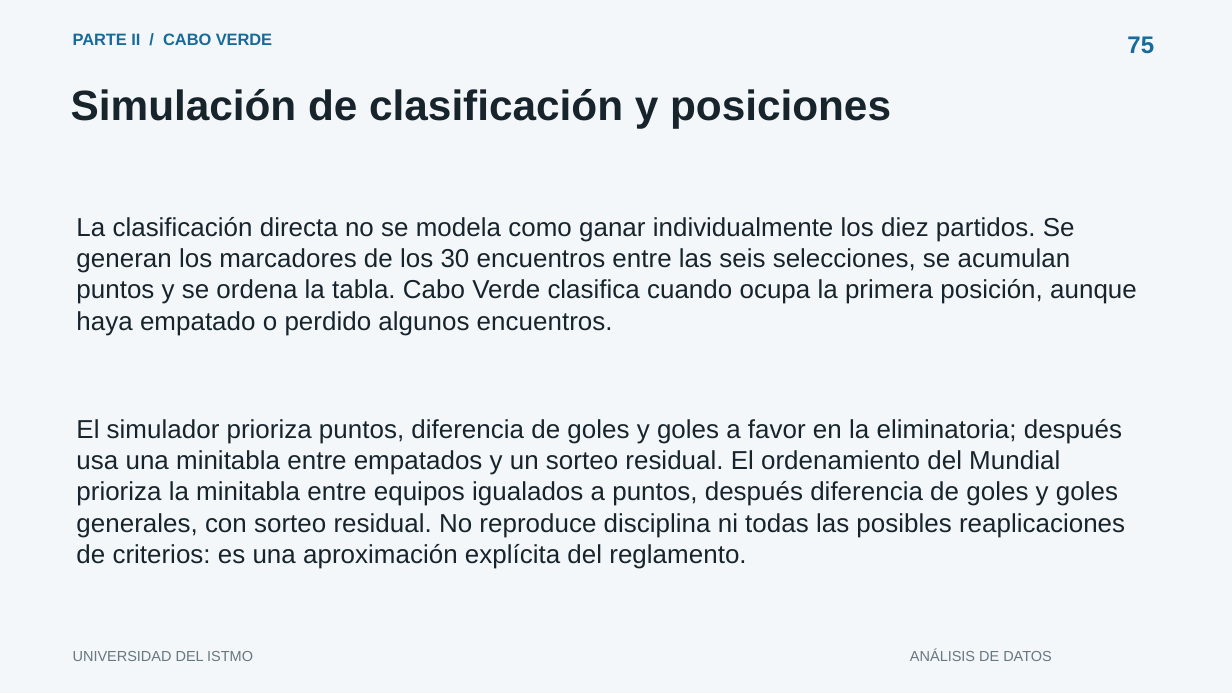
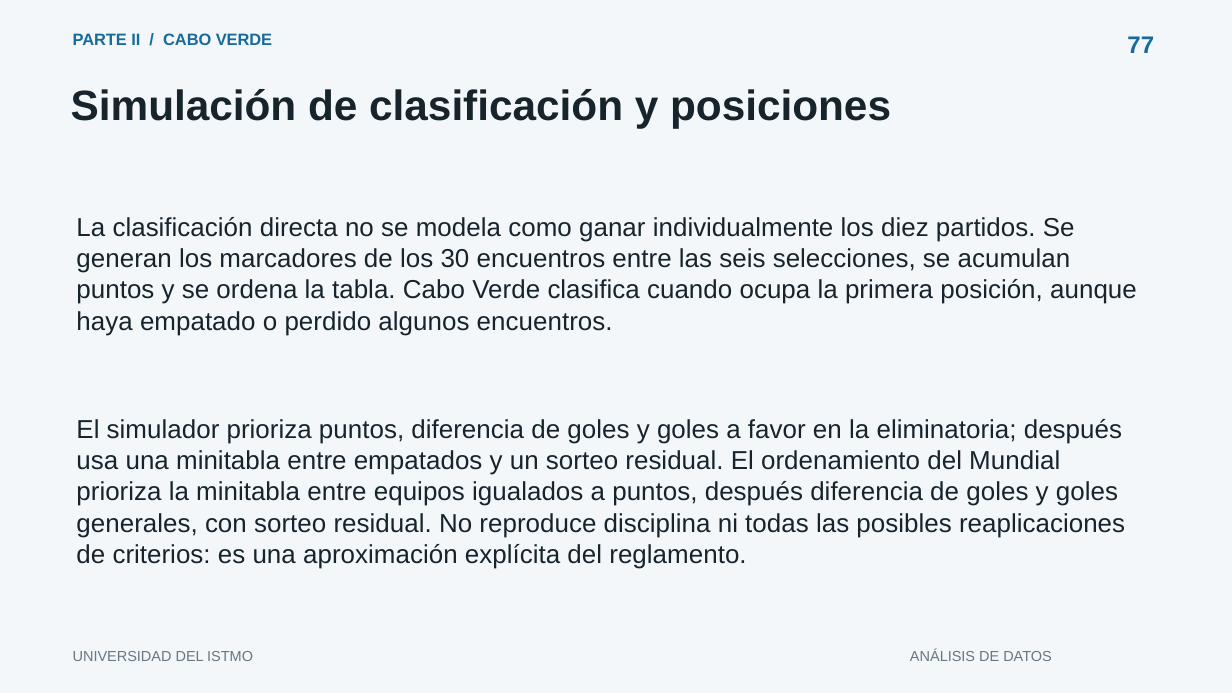
Before and after one commit to humbertovenavente/Proyecto1ADD, a slide deck: slide 77 of outputs/presentacion.pptx (slide 75 before the commit). Drawn at 1232x693 pixels with LibreOffice and Linux fonts; fonts in the diff are those of the drawing. Boxes give left, top, right and bottom in pixels: in the first picture for what was removed or moved away, otherwise in the second. Text is boxed around its words. In the diff, an @@ line names an element or a change of style, - is before the commit and + after.

```diff
--- a/outputs/presentacion.pptx
+++ b/outputs/presentacion.pptx
@@ text at [1127,36,1154,53]: text changed @@
-75
+77
```
Also in this commit, not shown: 88 other slides changed, 2 slides added, 1 other file.
